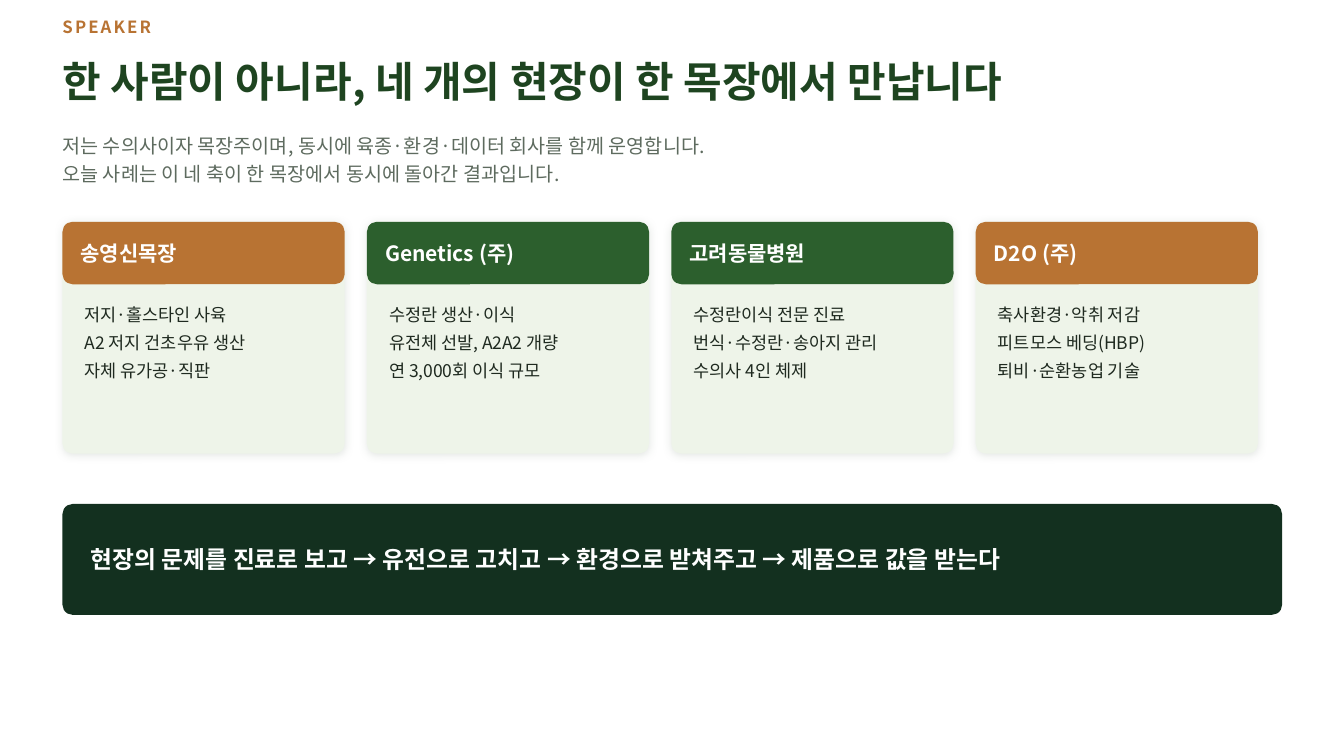
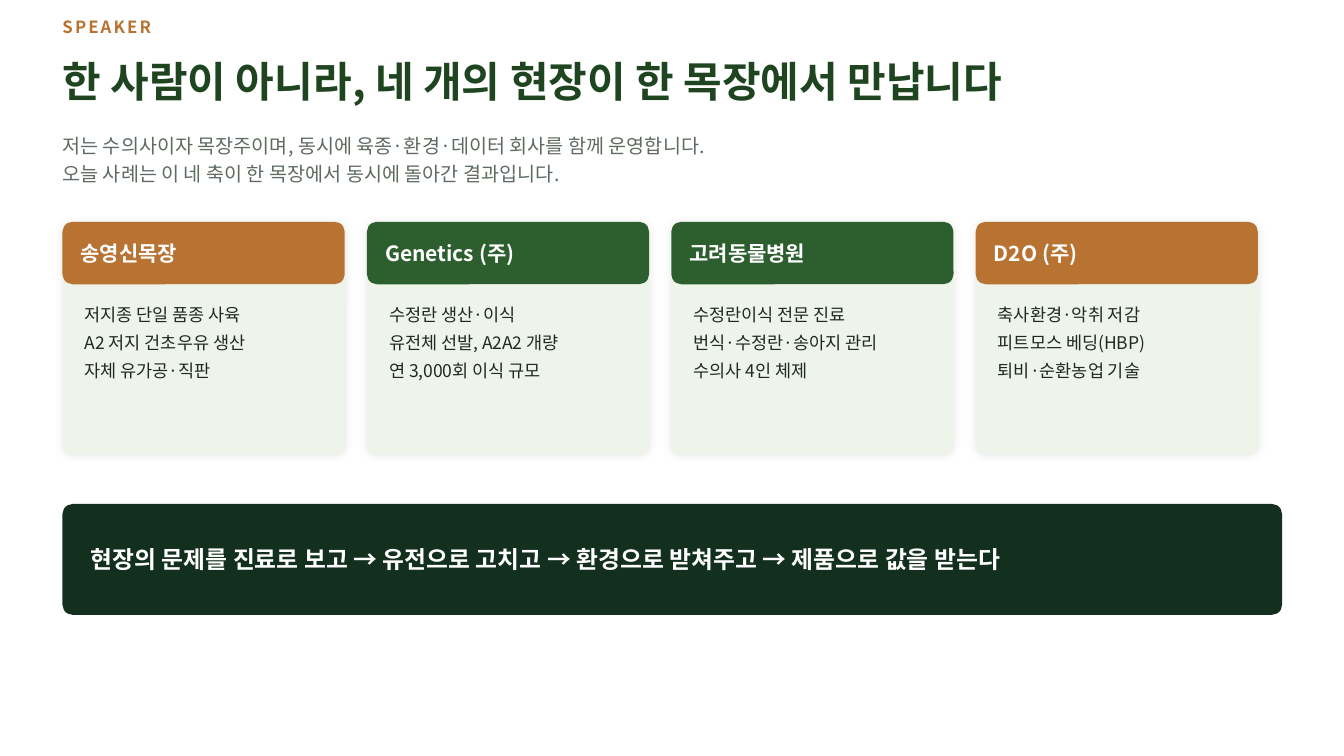
Before and after one commit to hhj3150/Dr-Ha--agent, a slide deck: slide 2 of deliverables/2026-08-10-nias-seminar/저지종_유가공목장_운영_현장사례.pptx. Drawn at 1344x756 pixels with LibreOffice and Linux fonts; fonts in the diff are those of the drawing. Boxes give left, top, right and bottom in pixels: in the first picture for what was removed or moved away, otherwise in the second. Text is boxed around its words. In the diff, an @@ line names an element or a change of style, - is before the commit and + after.

```diff
--- a/deliverables/2026-08-10-nias-seminar/저지종_유가공목장_운영_현장사례.pptx
+++ b/deliverables/2026-08-10-nias-seminar/저지종_유가공목장_운영_현장사례.pptx
@@ text at (85,306,241,323): text changed @@
-저지·홀스타인 사육
+저지종 단일 품종 사육
```
Also in this commit, not shown: 2 other slides changed, 1 slide added, 1 slide removed, 3 other files.
